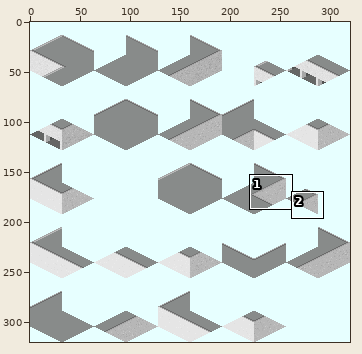
File history of a sprite sheet, District_Base/Delivery_DistrictBase2_Out_src.png. The picture above shows the old version from afar; the outline marks the close-up.
Close-up. Earlier state:
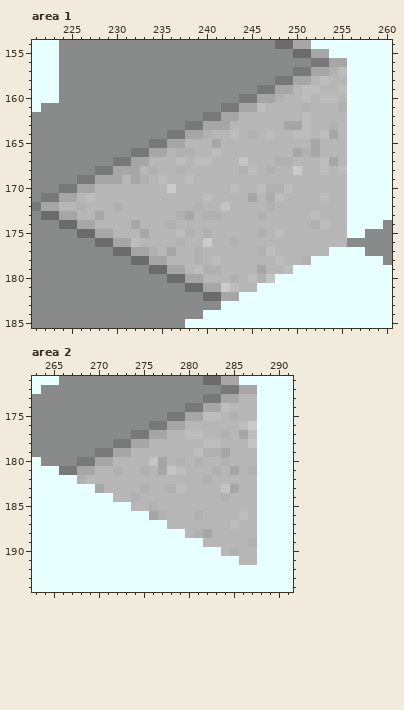
The file is 320x320 pixels. Colours within 5 levels of each other are drawn and written as one. Shown: area 1: x 221..260, y 154..185; area 2: x 263..291, y 171..194. The commit also changed other parts of the picture, which this record leaves out.
New version:
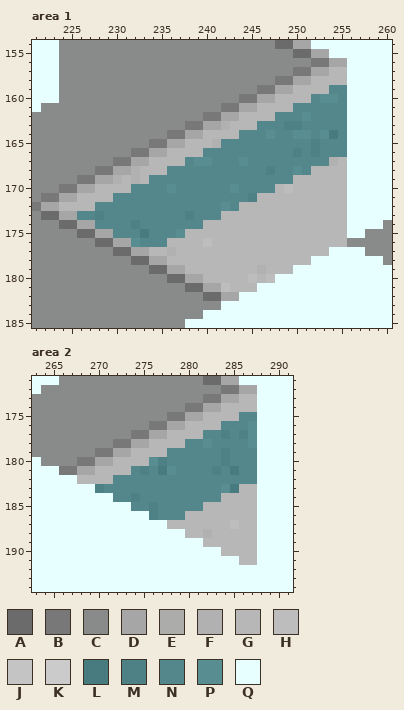
Palette (. is transparent): A #6b6b6b  B #787878  C #888b8a  D #a6a6a6  E #acacab  F #b1b1b1  G #b7b7b7  H #bdbdbd  J #c4c4c4  K #cbcbcb  L #487b7f  M #4e8185  N #53878b  P #588d91  Q #e7ffff
From old to new:
--- area 1
@@ x 221..260 @@
 156 QQQCCCCCCCCCCCCCCCCCCCCCCCCCCCCBBDDQQQQQ
-157 QQQCCCCCCCCCCCCCCCCCCCCCCCCCCBBDDFHQQQQQ
-158 QQQCCCCCCCCCCCCCCCCCCCCCCCCBBDDGHGGQQQQQ
-159 QQQCCCCCCCCCCCCCCCCCCCCCCBBDDGHHGGHQQQQQ
-160 QQQCCCCCCCCCCCCCCCCCCCCBBDDFGGHGHHGQQQQQ
-161 QCCCCCCCCCCCCCCCCCCCCBBDDHGGGGFGGGFQQQQQ
-162 CCCCCCCCCCCCCCCCCCCBBDDGGGGGGGHGGGGQQQQQ
-163 CCCCCCCCCCCCCCCCCBBDDDGGGGGGDDHGGFGQQQQQ
-164 CCCCCCCCCCCCCCCBBDDFGGHGFGHGGHHGHDGQQQQQ
-165 CCCCCCCCCCCCCBBDDGGGDGGGGGGGGGGDGGGQQQQQ
-166 CCCCCCCCCCCBBDDGFFGGHGGGGGGGGDFDGGGQQQQQ
-167 CCCCCCCCCBBDDGGGHGHHGGGJGGGFFGGGHDGQQQQQ
-168 CCCCCCCBBDDDGFGGFGGGGGGFHGFGGKGGHGHQQQQQ
-169 CCCCCBBDDDGDFGHGGHGGGGGGGGGGGGGGGGGQQQQQ
-170 CCCBBDDGGGGGGGGKGGGGGGHGGHFFHGGGGGGQQQQQ
-171 CBBDDGHGGGGGGGGGGGGHGGGGDGEHGGGGHGGQQQQQ
-172 BDDGGFGGGFGGGGGGGGFGGJGGGGFGGGGGGGGQQQQQ
-173 CAADDGGDGGGGGGGGFDGFFGGGGFGGGGGHGGGQQQQQ
-174 CCCAADDGGGGDGGGFGGGGGGGGGGGGGGGFHGGQQQQC
-175 CCCCCAADDGGGDGGGHFGFGGGGGFGHGGGGGGGQQCCC
-176 CCCCCCCAADDHGGGGFGGKGGFGGGGGGGGGGGGCCCCC
-177 CCCCCCCCCAADDFGDGGFGGGGGGFHGGGGGGQQQQCCC
-178 CCCCCCCCCCCAADDGGGFGHGGGGGGHGGFQQQQQQQQC
-179 CCCCCCCCCCCCCAADDGHFFGGGGDGGHQQQQQQQQQQQ
-180 CCCCCCCCCCCCCCCAADDGGGFGHFJQQQQQQQQQQQQQ
-181 CCCCCCCCCCCCCCCCCAADDKHGGQQQQQQQQQQQQQQQ
+157 QQQCCCCCCCCCCCCCCCCCCCCCCCCCCBBDDGGQQQQQ
+158 QQQCCCCCCCCCCCCCCCCCCCCCCCCBBDDGGGGQQQQQ
+159 QQQCCCCCCCCCCCCCCCCCCCCCCBBDDGGGGNNQQQQQ
+160 QQQCCCCCCCCCCCCCCCCCCCCBBDDGGGGNPPNQQQQQ
+161 QCCCCCCCCCCCCCCCCCCCCBBDDGGGGNNNNNNQQQQQ
+162 CCCCCCCCCCCCCCCCCCCBBDDGGGGNNNPNNNNQQQQQ
+163 CCCCCCCCCCCCCCCCCBBDDFGGGNNNMMNNNNNQQQQQ
+164 CCCCCCCCCCCCCCCBBDDGGGGNNNPNNPPNPLNQQQQQ
+165 CCCCCCCCCCCCCBBDDGGGFNNNNNNNNNNMNNNQQQQQ
+166 CCCCCCCCCCCBBDDGGGGNNNNNNNNNNMNMNNNQQQQQ
+167 CCCCCCCCCBBDDGGGGNPPNNNPNNNNNNNNNFGQQQQQ
+168 CCCCCCCBBDDFGGGNNNNNNNNNNNMNNPNGGGGQQQQQ
+169 CCCCCBBDDFGFGNNNNNNNNNNNNNNNNGGGGGGQQQQQ
+170 CCCBBDDGGGGNNNNPNNNNNNPNNNNGHGGGGGGQQQQQ
+171 CBBDDGGGGNNNNNNNNNNNNNNNMGGGGGGGGGGQQQQQ
+172 BDDGGGGNNNNNNNNNNNNNNPNGGGGGGGGGGGGQQQQQ
+173 CAADDNNMNNNNNNNNNMNNNGGGGGGGGGGGGGGQQQQQ
+174 CCCAADDNNNNMNNNNNNNGGGGGGGGGGGGGGGGQQQQC
+175 CCCCCAADDNNNLNNNPGGGGGGGGGGGGGGGGGGQQCCC
+176 CCCCCCCAADDPNNNGGGGHGGGGGGGGGGGGGGGCCCCC
+177 CCCCCCCCCAADDGGFGGGGGGGGGGGGGGGGGQQQQCCC
+178 CCCCCCCCCCCAADDGGGGGGGGGGGGGGGGQQQQQQQQC
+179 CCCCCCCCCCCCCAADDGGGGGGGGFGGGQQQQQQQQQQQ
+180 CCCCCCCCCCCCCCCAADDGGGGGHGHQQQQQQQQQQQQQ
+181 CCCCCCCCCCCCCCCCCAADDHGGGQQQQQQQQQQQQQQQ
 182 CCCCCCCCCCCCCCCCCCCAADDQQQQQQQQQQQQQQQQQ
--- area 2
@@ x 263..291 @@
 173 CCCCCCCCCCCCCCCCCCCBBDDGGQQQQ
-174 CCCCCCCCCCCCCCCCCBBDDHGGGQQQQ
-175 CCCCCCCCCCCCCCCBBDDHHGFGGQQQQ
-176 CCCCCCCCCCCCCBBDDGGGGGGHKQQQQ
-177 CCCCCCCCCCCBBDDGGHHGGFGDHQQQQ
-178 CCCCCCCCCBBDDGGGGGGHHGGGJQQQQ
-179 CCCCCCCBBDDGGGGGGGHFFDGGGQQQQ
-180 QCCCCBBDDGGGGJDGFGFGGFGGGQQQQ
-181 QQQBBDDGGFGGFGDJHGGGFGDGFQQQQ
-182 QQQQQFGGGGGGGGGGGGGFGGGGGQQQQ
-183 QQQQQQQDGGGGFGGFHGGGGJDGGQQQQ
-184 QQQQQQQQQGGFGGGGGGGGGFGGGQQQQ
-185 QQQQQQQQQQQGGFGGGGGGGGGGGQQQQ
-186 QQQQQQQQQQQQQDFGGGFGGGGHGQQQQ
+174 CCCCCCCCCCCCCCCCCBBDDGGGGQQQQ
+175 CCCCCCCCCCCCCCCBBDDGGGGNNQQQQ
+176 CCCCCCCCCCCCCBBDDGGGGNNNPQQQQ
+177 CCCCCCCCCCCBBDDGGGGNNMNMPQQQQ
+178 CCCCCCCCCBBDDGGGGNNPNNNNPQQQQ
+179 CCCCCCCBBDDGGGGNNNNNNMNNNQQQQ
+180 QCCCCBBDDGGGGPMNNNNNNMNNNQQQQ
+181 QQQBBDDGGGGNMNLPNNNNMNLNNQQQQ
+182 QQQQQGGGGNNNNNNNNNNNNNNNNQQQQ
+183 QQQQQQQMNNNNNNNNNNNNNPLGGQQQQ
+184 QQQQQQQQQNNMNNNNNNNNNGGGGQQQQ
+185 QQQQQQQQQQQNNMNNNNNGGGGGGQQQQ
+186 QQQQQQQQQQQQQMNNNGGGGGGGGQQQQ
 187 QQQQQQQQQQQQQQQGGGGGGGHGGQQQQ
-188 QQQQQQQQQQQQQQQQQGFDGGGGGQQQQ
-189 QQQQQQQQQQQQQQQQQQQGGGGGFQQQQ
-190 QQQQQQQQQQQQQQQQQQQQQGFGGQQQQ
+188 QQQQQQQQQQQQQQQQQGGFGGGGGQQQQ
+189 QQQQQQQQQQQQQQQQQQQGGGGGGQQQQ
+190 QQQQQQQQQQQQQQQQQQQQQGGGGQQQQ
 191 QQQQQQQQQQQQQQQQQQQQQQQGGQQQQ
Pixel boxes of the changes (left, top, right, bottom) in both close-ups:
changed: (77, 67, 347, 292)
changed: (77, 403, 257, 556)
